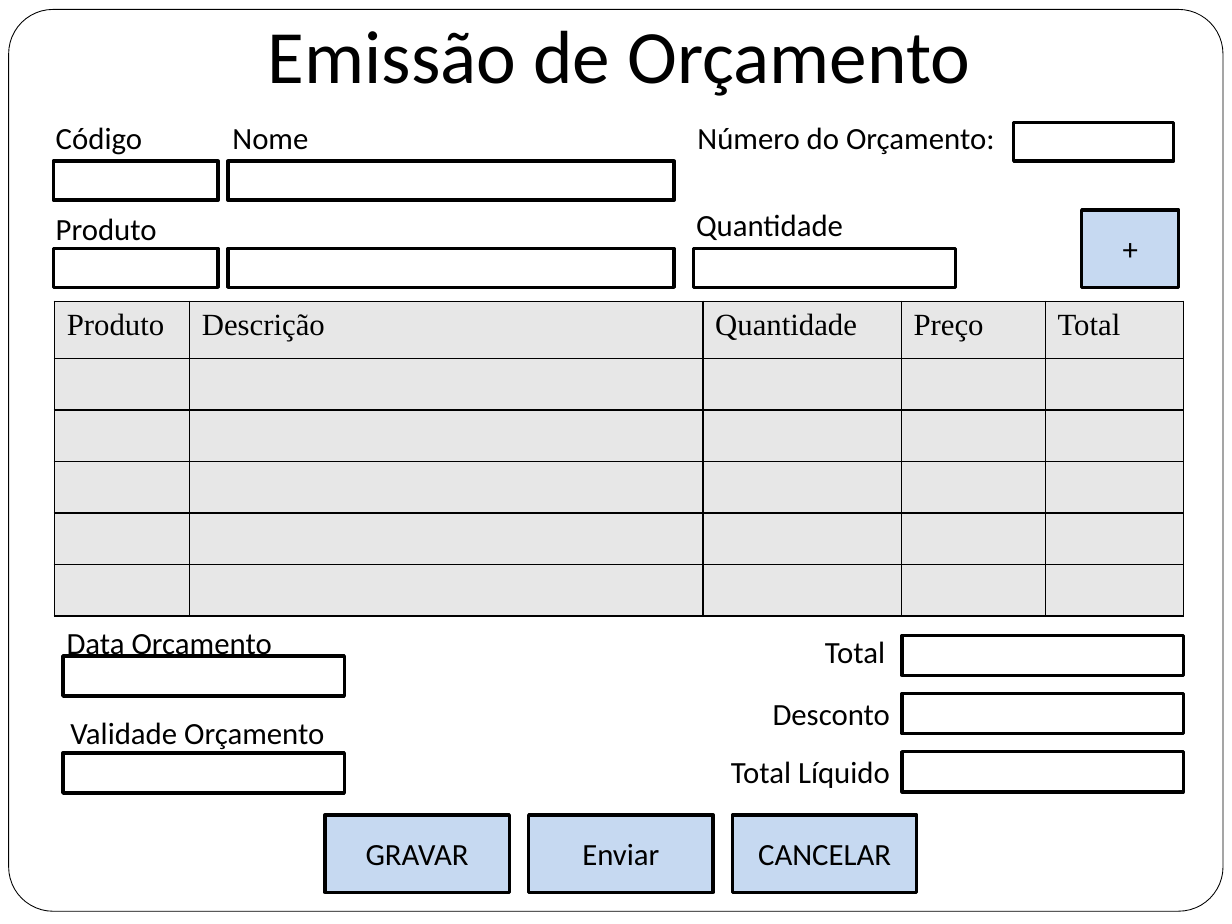
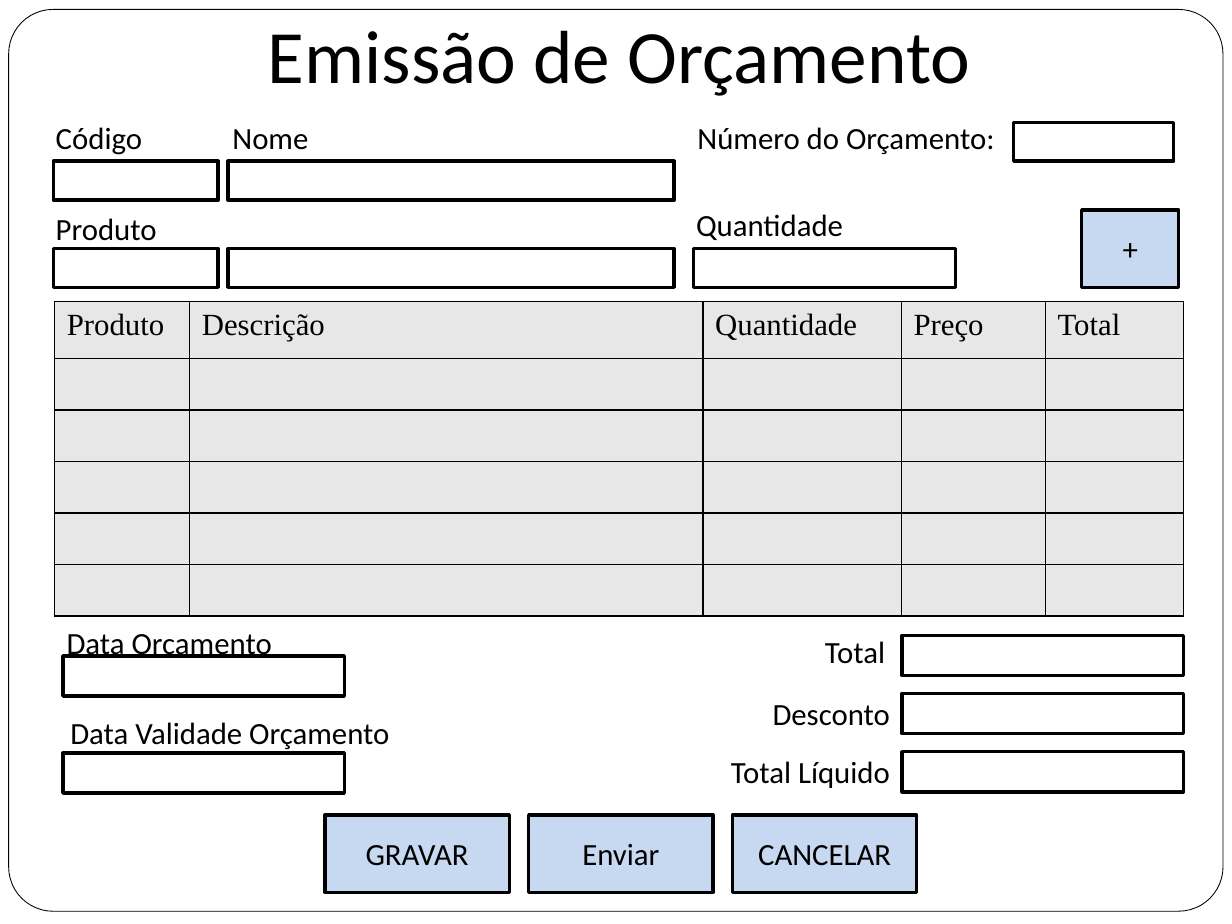
Before and after one commit to flaviochagas/PosGrupo4, a slide deck: slide 10 of Site/site/documentos/prototipos - V_4.0.pptx. Drawn at 1232x924 pixels with LibreOffice and Linux fonts; fonts in the diff are those of the drawing. Boxes give left, top, right and bottom in pixels: in the first picture for what was removed or moved away, otherwise in the second. Text is boxed around its words. In the diff, an @@ line names an element or a change of style, - is before the commit and + after.

```diff
--- a/Site/site/documentos/prototipos - V_4.0.pptx
+++ b/Site/site/documentos/prototipos - V_4.0.pptx
@@ text at (70, 722, 389, 753): text changed @@
-Validade Orçamento
+Data Validade Orçamento
```
Also in this commit, not shown: 3 other slides changed, 1 other file.
